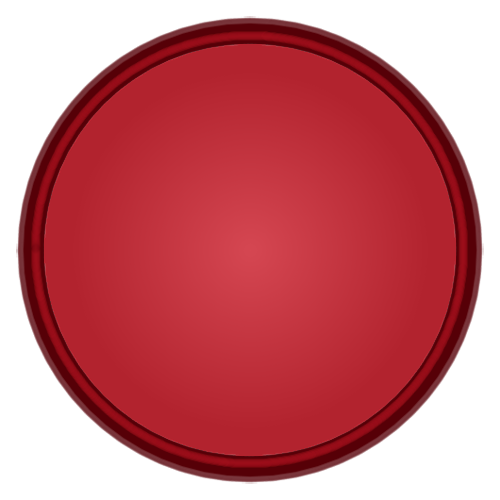
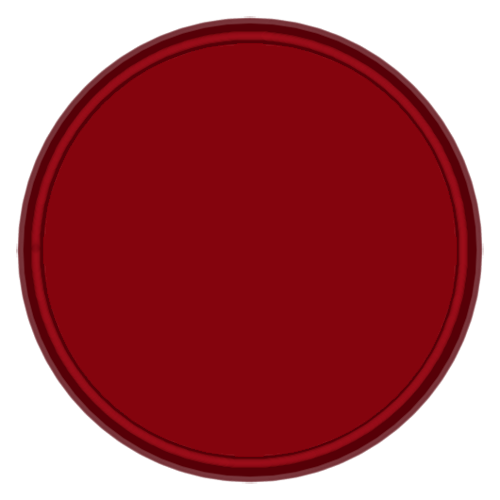
Comparing the layer stacks of the two w=500, h=500 images. Changes:
hid "Layer 5" over [left=43, top=43, right=457, bottom=457]
painted on "Layer 4" over [left=43, top=43, right=457, bottom=457]
